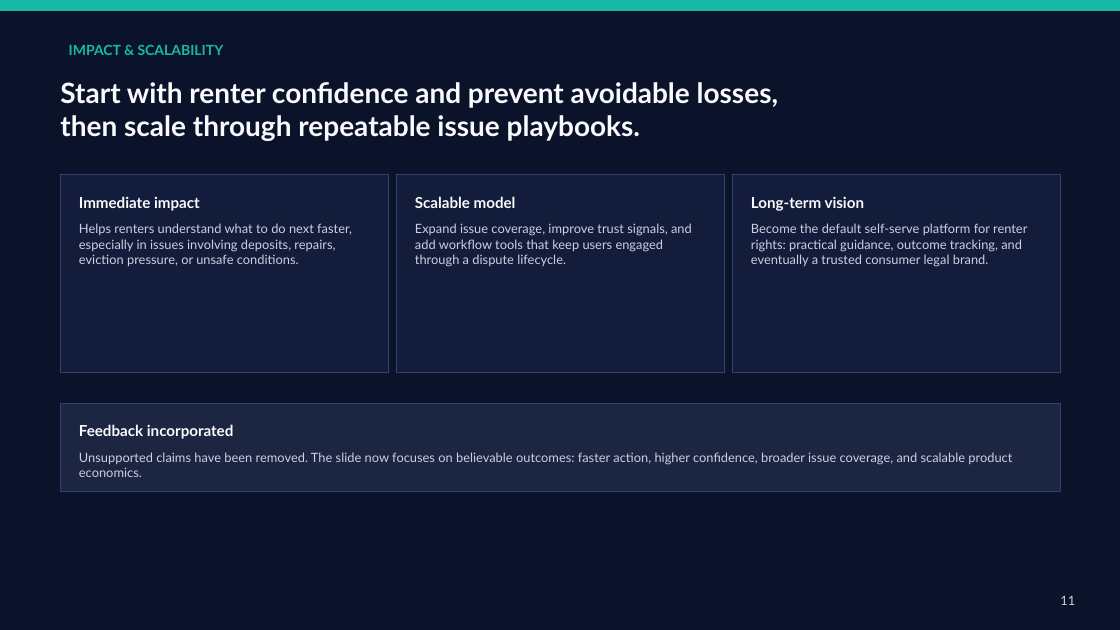
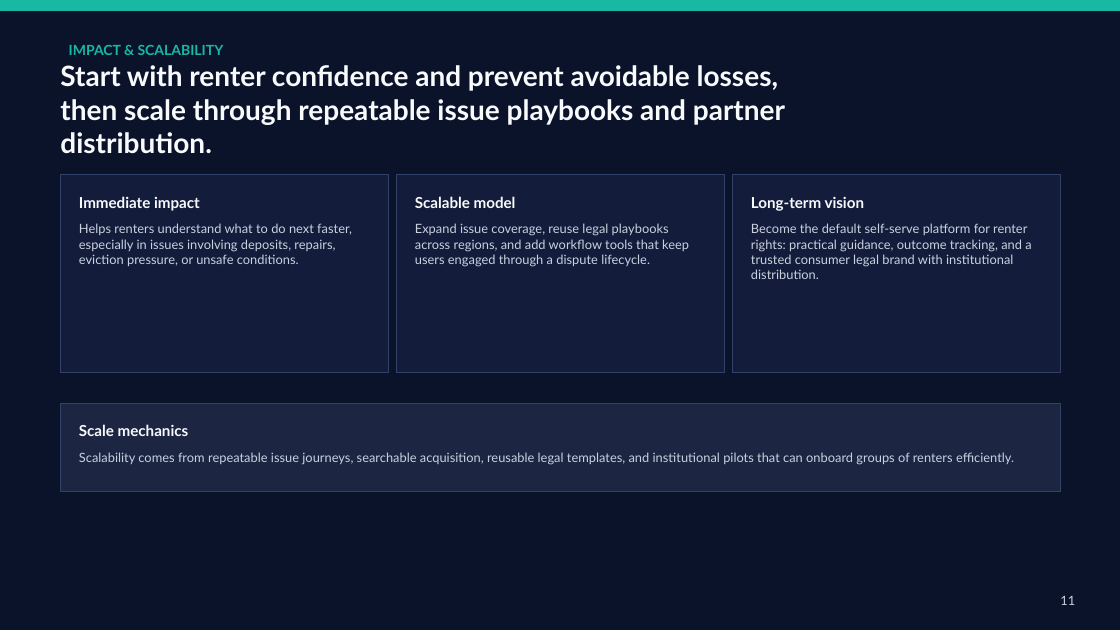
Before and after one commit to gorgectf/RenterShield, a slide deck: slide 11 of public/RenterShield_PitchDeck_Revised.pptx. Drawn at 1120x630 pixels with LibreOffice and Linux fonts; fonts in the diff are those of the drawing. Boxes give left, top, right and bottom in pixels: in the first picture for what was removed or moved away, otherwise in the second. Text is boxed around its words. In the diff, an @@ line names an element or a change of style, - is before the commit and + after.

```diff
--- a/public/RenterShield_PitchDeck_Revised.pptx
+++ b/public/RenterShield_PitchDeck_Revised.pptx
@@ text at <box>60,65,785,154</box>: text changed @@
-Start with renter confidence and prevent avoidable losses, then scale through repeatable issue playbooks.
+Start with renter confidence and prevent avoidable losses, then scale through repeatable issue playbooks and partner distribution.
@@ text at <box>415,223,689,267</box>: text changed @@
-Expand issue coverage, improve trust signals, and add workflow tools that keep users engaged through a dispute lifecycle.
+Expand issue coverage, reuse legal playbooks across regions, and add workflow tools that keep users engaged through a dispute lifecycle.
@@ text at <box>751,223,1031,279</box>: text changed @@
-Become the default self-serve platform for renter rights: practical guidance, outcome tracking, and eventually a trusted consumer legal brand.
+Become the default self-serve platform for renter rights: practical guidance, outcome tracking, and a trusted consumer legal brand with institutional distribution.
@@ text at <box>79,424,189,436</box>: text changed @@
-Feedback incorporated
+Scale mechanics
@@ text at <box>79,452,1014,465</box>: text changed @@
-Unsupported claims have been removed. The slide now focuses on believable outcomes: faster action, higher confidence, broader issue coverage, and scalable product economics.
+Scalability comes from repeatable issue journeys, searchable acquisition, reusable legal templates, and institutional pilots that can onboard groups of renters efficiently.
```
Also in this commit, not shown: 6 other slides changed.
